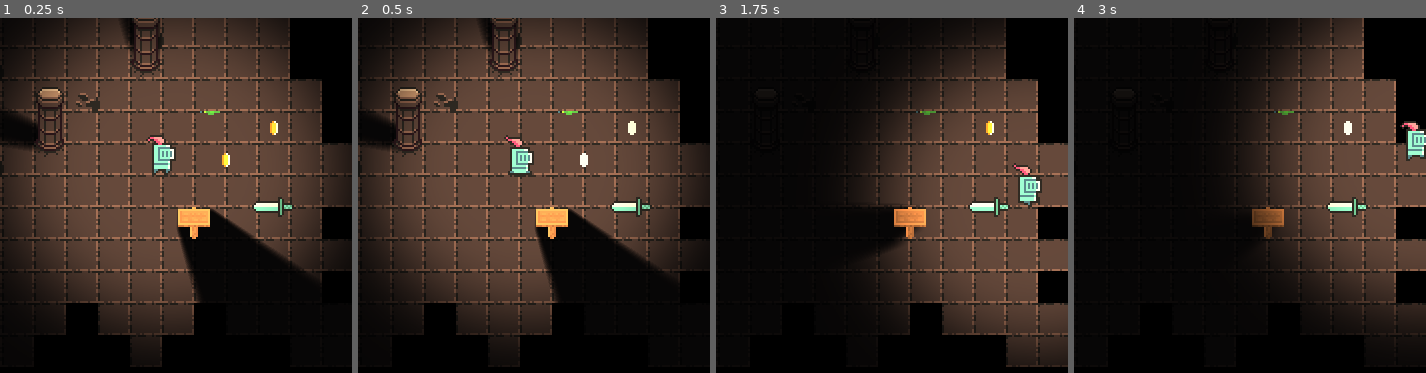
Above: before the commit, frames 1-4 (left to right).
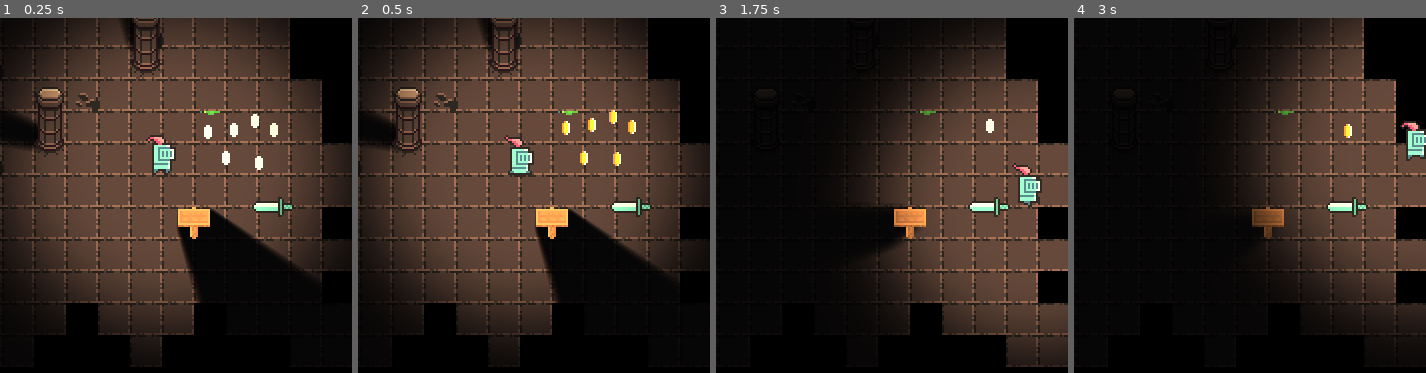
Above: after the commit, the same moments.

Repository: ginestopo/Dungeon-game
Game: Godot game, scene res://scenes/test_level.tscn
The game is run twice, just before and just after one commit, with the same random seed, the same clock (stepped at 60 frames per second) and the same inputs.
Inputs:
- Up to frame 1 (0.25 s): no input
- Up to frame 2 (0.5 s): no input
- Up to frame 3 (1.75 s): hold Right (ui_right) 0.53-1.28 s; hold E (interact) 0.53-1.28 s; tap Space (ui_select) at 0.77, 1.52 s; hold Down (ui_down) from 1.28 s (still down); tap Shift (sprint) at 1.35 s
- Up to frame 4 (3 s): tap Enter at 2 s; release Down (ui_down) at 2.03 s; hold Right (ui_right) 2.03-2.78 s; hold E (interact) 2.03-2.78 s; tap Space (ui_select) at 2.75 s; hold Up (ui_up) from 2.78 s (still down); tap Shift (sprint) at 2.85 s
The pictures show only the part of the screen within x 43-93%, y 50-100%; the shares and areas given below are measured in that part.

The runs differ from the first frame. In frame 1, 0.5% of the frame differs, in the area x 57-79%, y 27-43%; in frame 2, 0.4%; in frame 3, less than 0.1%; in frame 4, less than 0.1%.

Commit message:
Added bounce effect on coins
Added bounce effect on coins, using a simple sine function that changes with time using delta in bounce_effect() function

Diff:
--- a/scenes/objects/coin/Coin.gd
+++ b/scenes/objects/coin/Coin.gd
@@ -5,21 +5,39 @@
 # Declare member variables here. Examples:
 # var a = 2
 # var b = "text"
+var random = RandomNumberGenerator.new()
 
+
+var initial_position = Vector2(0.0,0.0)
+var initial_argument
+var argument
 
 # Called when the node enters the scene tree for the first time.
 func _ready():
-	$Area2D.visible = false
+	initial_position = self.position
+	random.randomize()
+	initial_argument = random.randf_range(0.0, PI)
+	argument = initial_argument
 
 
 # Called every frame. 'delta' is the elapsed time since the previous frame.
-#func _process(delta):
-#	pass
-
+func _process(delta):
+	bounce_effect(delta)
 
 func _on_Area2D_body_entered(body):
 	if(body.name == "Player"):
 		$AnimationPlayer.play("taken")
 
+
+func bounce_effect(delta):
+
+	self.position.y = initial_position.y + 80*sin(argument)*delta
+
+	if(argument>2*PI):
+		argument = initial_argument
+	else:
+		argument += 0.1
+
+
 func delete_node():
 	queue_free()
--- a/scenes/objects/coin/Coin.tscn
+++ b/scenes/objects/coin/Coin.tscn
@@ -77,11 +77,9 @@
 
 [node name="AnimatedSprite" type="AnimatedSprite" parent="."]
 frames = SubResource( 1 )
-frame = 2
 playing = true
 
 [node name="Area2D" type="Area2D" parent="."]
-visible = false
 
 [node name="CollisionShape2D" type="CollisionShape2D" parent="Area2D"]
 position = Vector2( 0, 0.393726 )
--- a/scenes/test_level.tscn
+++ b/scenes/test_level.tscn
@@ -207,6 +207,18 @@
 [node name="Coin" parent="YSort/coins" instance=ExtResource( 11 )]
 position = Vector2( 272, 248 )
 
+[node name="Coin" parent="YSort/coins/Coin" instance=ExtResource( 11 )]
+position = Vector2( 3.96759, -15.3035 )
+
+[node name="Coin2" parent="YSort/coins/Coin" instance=ExtResource( 11 )]
+position = Vector2( 16.3148, 1.04832 )
+
+[node name="Coin3" parent="YSort/coins/Coin" instance=ExtResource( 11 )]
+position = Vector2( -9.04712, -14.3023 )
+
+[node name="Coin4" parent="YSort/coins/Coin" instance=ExtResource( 11 )]
+position = Vector2( 14.3126, -19.9754 )
+
 [node name="Coin2" parent="YSort/coins" instance=ExtResource( 11 )]
 position = Vector2( 296, 232 )
 
